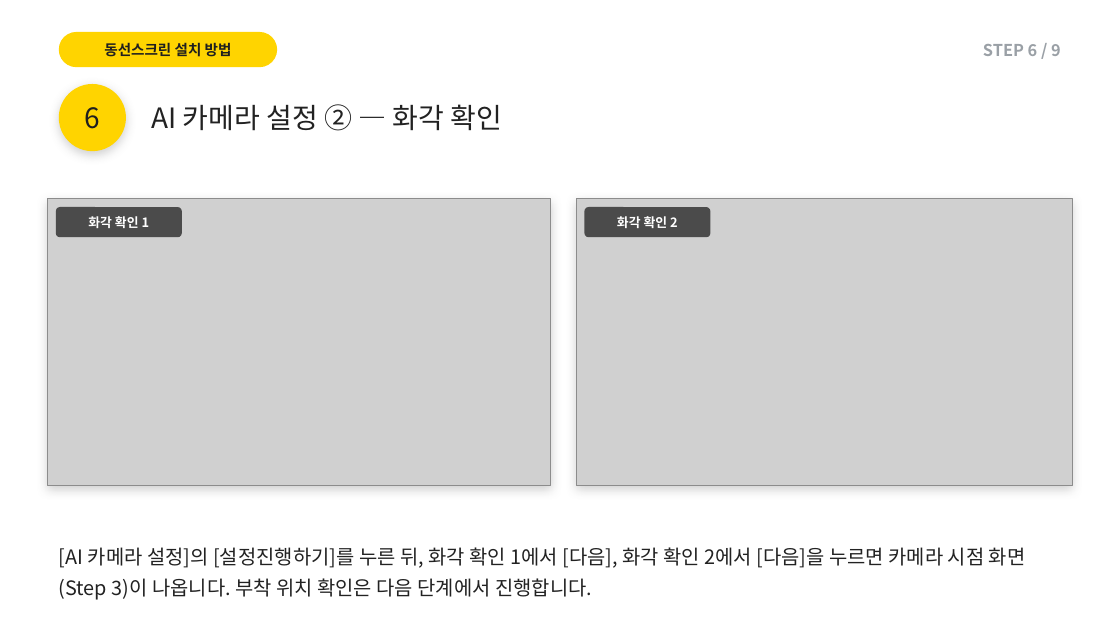
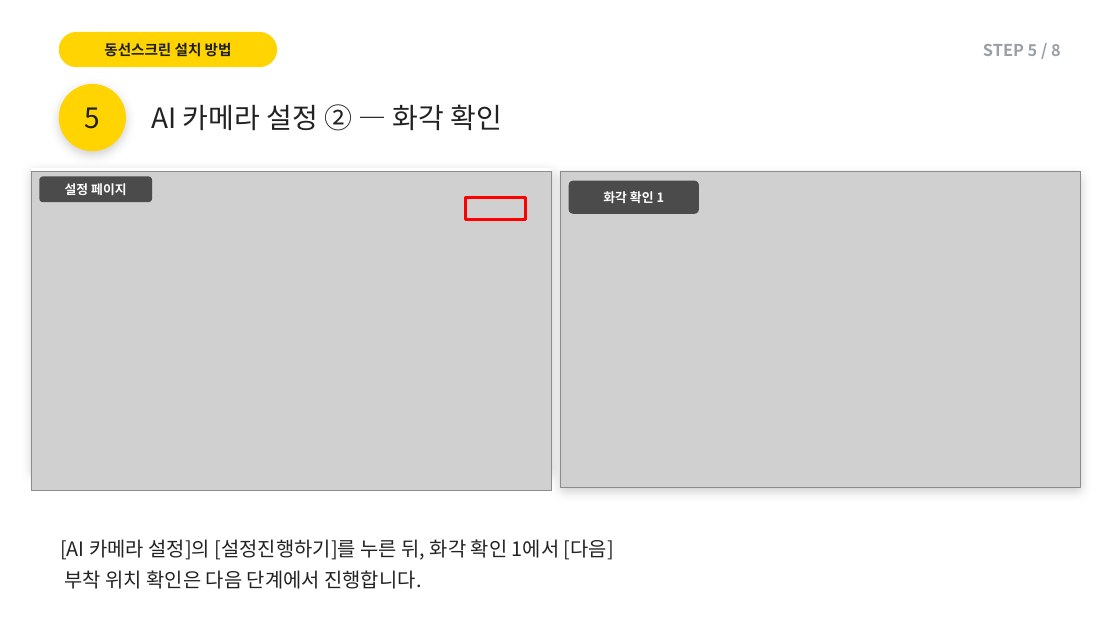
Before and after one commit to alsdn2947/ars, a slide deck: slide 9 of 이마트_AI카메라_설치매뉴얼.pptx (slide 10 before the commit). Drawn at 1120x630 pixels with LibreOffice and Linux fonts; fonts in the diff are those of the drawing; grey boxes stand for pictures. Boxes give left, top, right and bottom in pixels: in the first picture for what was removed or moved away, otherwise in the second. Text is boxed around its words. In the diff, an @@ line names an element or a change of style, - is before the commit and + after.

```diff
--- a/이마트_AI카메라_설치매뉴얼.pptx
+++ b/이마트_AI카메라_설치매뉴얼.pptx
@@ text at box(983, 44, 1061, 56): text changed @@
-STEP 6 / 9
+STEP 5 / 8
@@ text at box(85, 107, 101, 129): text changed @@
-6
+5
@@ rectangle: place and size @@
-rectangle at box(576, 198, 1073, 486)
+rectangle at box(31, 168, 552, 472)
@@ picture added at box(31, 171, 552, 491) @@
@@ rounded rectangle: place and size @@
-rounded rectangle at box(585, 207, 711, 237)
+rounded rectangle at box(39, 176, 152, 202)
@@ picture: place and size @@
-picture at box(47, 198, 550, 486)
+picture at box(560, 171, 1081, 487)
@@ rectangle: place and size @@
-rectangle at box(47, 198, 550, 486)
+rectangle at box(560, 171, 1081, 487)
@@ text added at box(65, 183, 126, 195), 11 pt, text #FFFFFF, bold @@
+설정 페이지
@@ rectangle added at box(465, 197, 526, 220), outline #FF0000 2.5 pt @@
@@ text "화각 확인 1": place and size @@
-text "화각 확인 1" at box(88, 216, 150, 228)
+text "화각 확인 1" at box(603, 191, 665, 203)
@@ rounded rectangle: place and size @@
-rounded rectangle at box(56, 207, 182, 237)
+rounded rectangle at box(569, 181, 699, 214)
@@ picture removed at box(576, 198, 1073, 486) @@
@@ text removed at box(617, 216, 678, 228) @@
-화각 확인 2
@@ text at box(60, 539, 614, 589): text changed @@
-[AI 카메라 설정]의 [설정진행하기]를 누른 뒤, 화각 확인 1에서 [다음], 화각 확인 2에서 [다음]을 누르면 카메라 시점 화면(Step 3)이 나옵니다. 부착 위치 확인은 다음 단계에서 진행합니다.
+[AI 카메라 설정]의 [설정진행하기]를 누른 뒤, 화각 확인 1에서 [다음]
+부착 위치 확인은 다음 단계에서 진행합니다.
```
Also in this commit, not shown: 10 other slides changed, 1 slide added, 2 slides removed.
